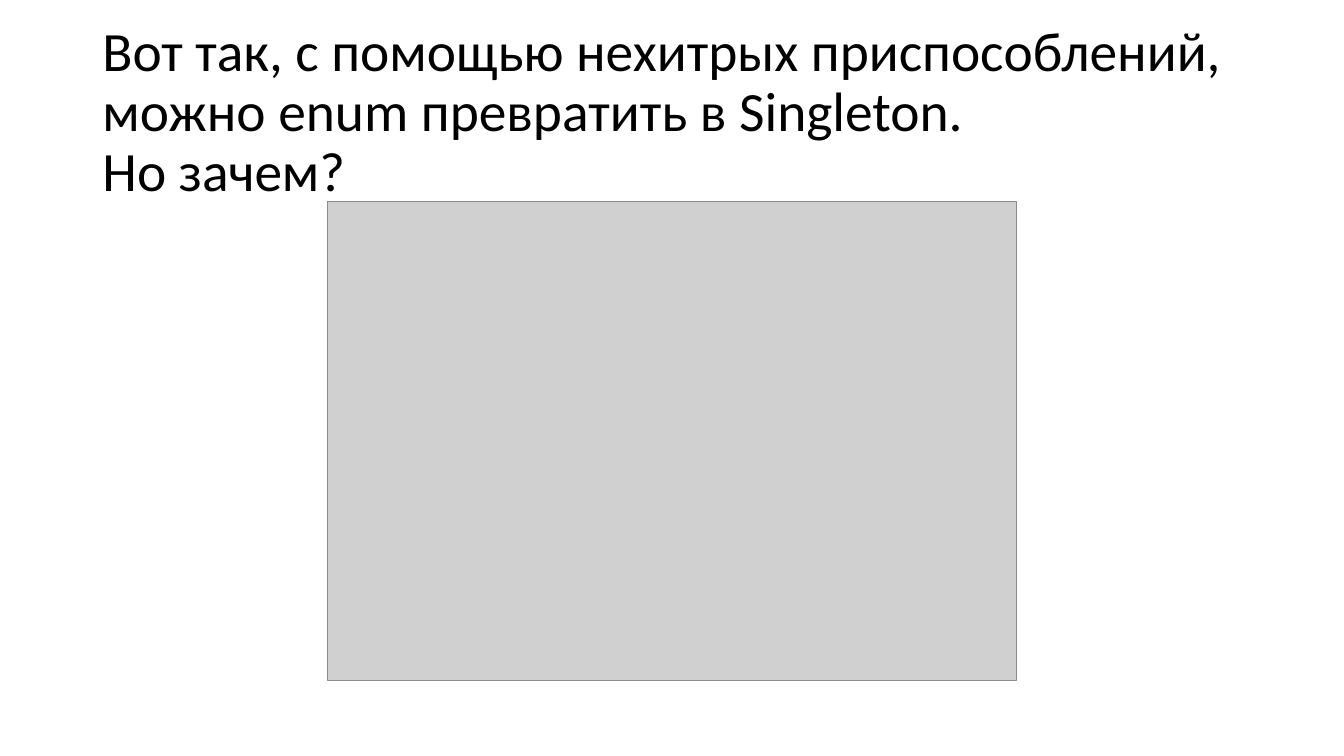
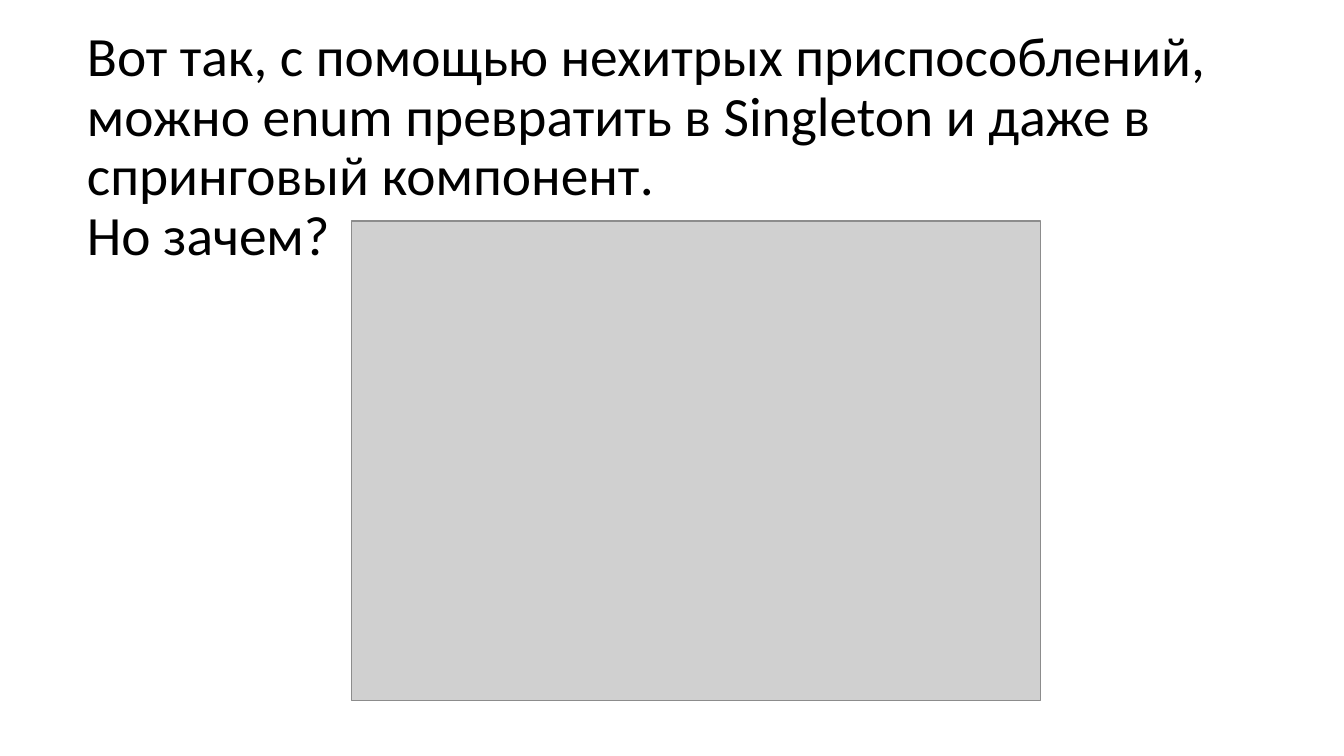
Before and after one commit to Boiarshinov/enums, a slide deck: slide 47 of docs/presentation.pptx (slide 43 before the commit). Drawn at 1344x756 pixels with LibreOffice and Linux fonts; fonts in the diff are those of the drawing; grey boxes stand for pictures. Boxes give left, top, right and bottom in pixels: in the first picture for what was removed or moved away, otherwise in the second. Text is boxed around its words. In the diff, an @@ line names an element or a change of style, - is before the commit and + after.

```diff
--- a/docs/presentation.pptx
+++ b/docs/presentation.pptx
@@ title at bbox=[87, 38, 1205, 256]: text changed @@
-Вот так, с помощью нехитрых приспособлений, можно enum превратить в Singleton.
-Но зачем?
+Вот так, с помощью нехитрых приспособлений, можно enum превратить в Singleton и даже в
+спринговый компонент.
+Но зачем?
@@ picture: place and size @@
-picture at bbox=[328, 202, 1016, 682]
+picture at bbox=[352, 221, 1041, 701]
```
Also in this commit, not shown: 7 other slides changed, 7 slides added, 3 slides removed.
